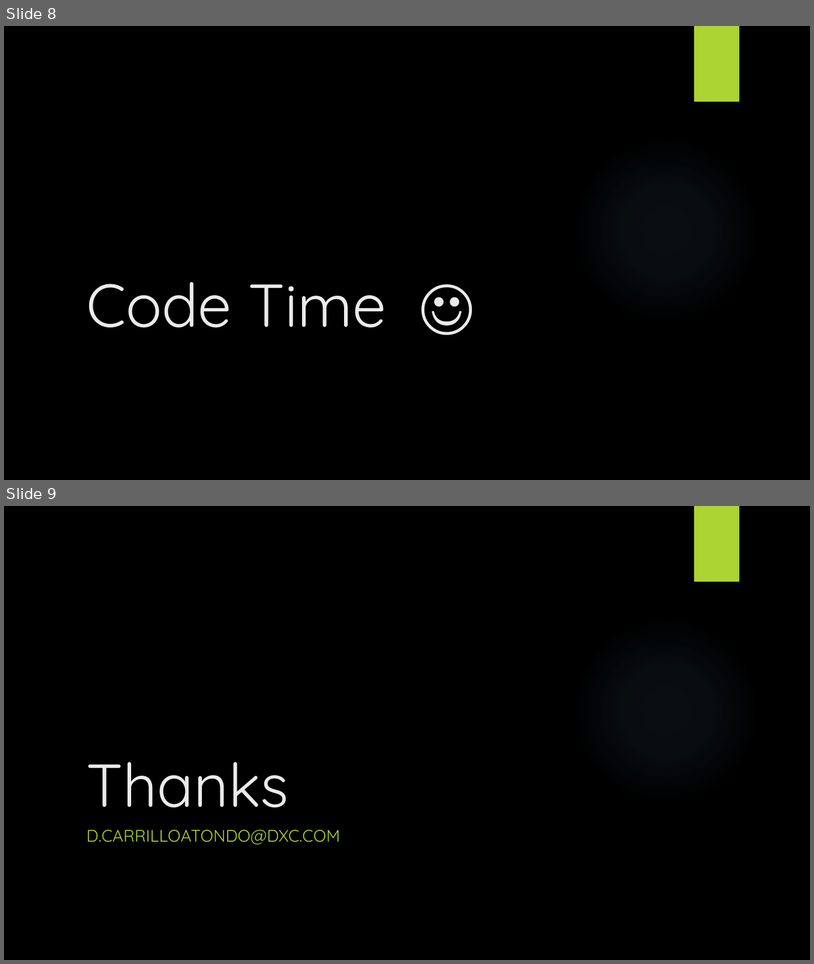
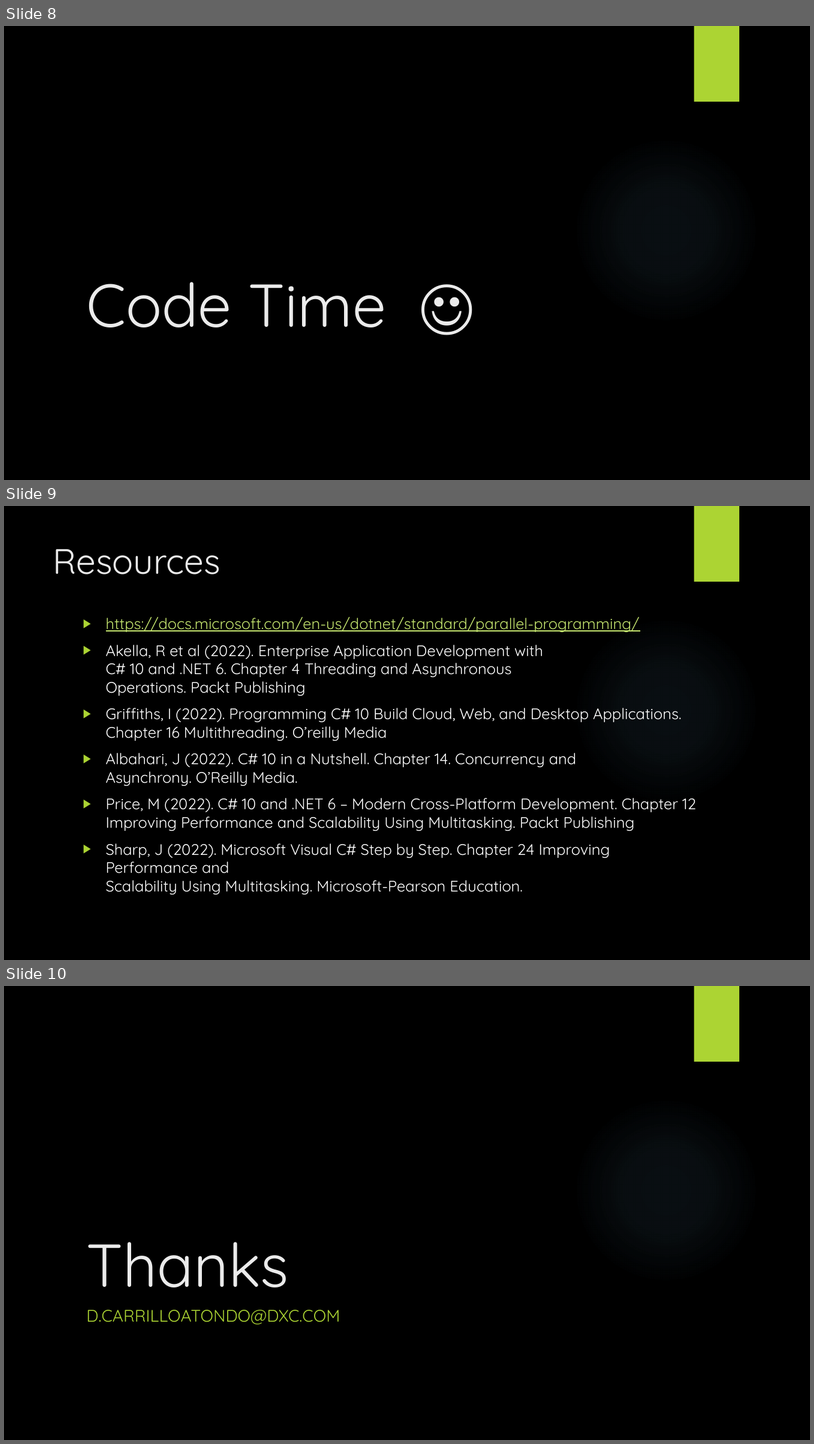
Before and after one commit to dacanetdev/MeetupAsyncParallel, a slide deck: Presentation/Multitask, Async and Parallel in C#.pptx. Shown one above the other, each under a label of ours: slides 8 and 9 before the commit, slides 8, 9 and 10 after it. The pictures are 814x964 and 814x1444 pixels, drawn with LibreOffice and Linux fonts; fonts in the diff are those of the drawing; background and template pictures are left out. Boxes give left, top, right and bottom in pixels: in the first picture for what was removed or moved away, otherwise in the second. Text is boxed around its words. In the diff, an @@ line names an element or a change of style, - is before the commit and + after.

Commit message:
Added resources to Presentation

```diff
--- a/Presentation/Multitask, Async and Parallel in C#.pptx
+++ b/Presentation/Multitask, Async and Parallel in C#.pptx
@@ slide 9 added at (4,506,810,960), background picture (left out); not listed: 2 template elements that a slide beside it also shows @@
@@ title added at (53,549,221,574), 42 pt, text #EBEBEB @@
+Resources
@@ text added at (106,616,696,894), 18.2 pt, text #FFFFFF @@
+▶ https://docs.microsoft.com/en-us/dotnet/standard/parallel-programming/
+▶ Akella, R et al (2022). Enterprise Application Development with
+  C# 10 and .NET 6. Chapter 4 Threading and Asynchronous
+  Operations. Packt Publishing
+▶ Griffiths, I (2022). Programming C# 10 Build Cloud, Web, and Desktop Applications. Chapter 16 Multithreading. O’reilly Media
+▶ Albahari, J (2022). C# 10 in a Nutshell. Chapter 14. Concurrency and
+  Asynchrony. O’Reilly Media.
+▶ Price, M (2022). C# 10 and .NET 6 – Modern Cross-Platform Development. Chapter 12 Improving Performance and Scalability Using Multitasking. Packt Publishing
+▶ Sharp, J (2022). Microsoft Visual C# Step by Step. Chapter 24 Improving Performance and
+  Scalability Using Multitasking. Microsoft-Pearson Education.
@@ what was slide 9 is now slide 10 @@
```
